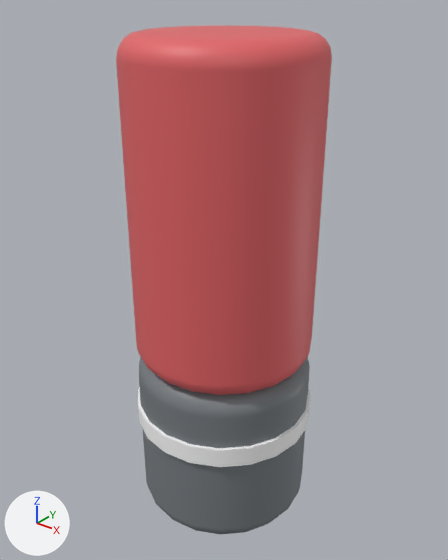
A saved change to the FBX model Assets/Yarn/FBXs/LV_2.fbx.
The view is the same before and after, from a 50 mm camera at (4.16, -5.19, 3.41) aimed at (-0.05, 0.06, 0.15). Every picture has the same lights, and +X, +Y and +Z are marked at lower left. The older version comes first. Where no turn or scale is listed for an object, it has been applied to the vertices.
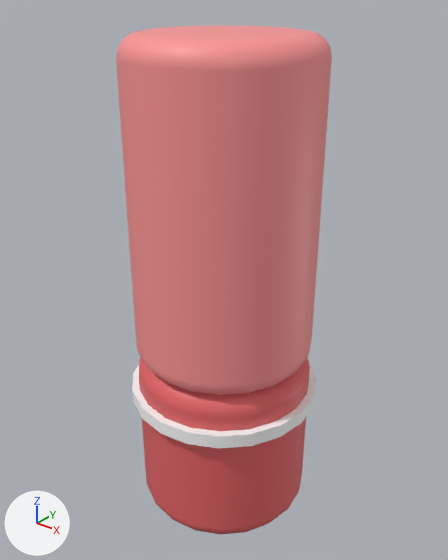
Where the newer file only moved an object's origin or applied its transform, the numbers keep the older frame.

Changed parts and their boxes [x1, y1, x2, y2] in the pictures (448 x 560 px):
'pCylinder4', recoloured (red to pink): [116, 26, 332, 395] in both
'pCylinder3', recoloured (grey to red): [139, 356, 310, 534] in both
'pCylinder14', added: after [132, 363, 316, 449]
'decor', deleted: before [138, 387, 311, 467]

Diff of the bpy script that builds the scene:
```diff
--- a/Assets/Yarn/FBXs/LV_2.fbx.py
+++ b/Assets/Yarn/FBXs/LV_2.fbx.py
@@ mat_yarn_coral @@
+mat_yarn_coral = principled_material('Yarn_Coral')
+mat_yarn_coral.base_color = (1.0, 0.306, 0.306)  # pink #ff9696
@@ me_mesh @@
 me_mesh.from_pydata(...)  # 202 vertices, 220 faces; spans x -1.09..1.09, y -1.09..1.09, z -1.87..1.87
-me_mesh.materials.append(mat_yarn_crimson)  # red #e56567
+me_mesh.materials.append(mat_yarn_coral)  # pink #ff9696
@@ me_mesh_007 @@
 me_mesh_007.from_pydata(...)  # 202 vertices, 220 faces; spans x -1.09..1.09, y -1.09..1.09, z -1.09..1.09
-me_mesh_007.materials.append(mat_yarn_charcoal)  # grey #787e82
+me_mesh_007.materials.append(mat_yarn_crimson)  # red #e56567
@@ me_mesh_011_1 @@
+me_mesh_011_1.from_pydata(...)  # 80 vertices, 80 faces; spans x -1.18..1.18, y -1.18..1.18, z -0.09..0.09
+me_mesh_011_1.materials.append(mat_lambert14)  # its picture is missing
@@ ob_decor @@
-ob_decor = bpy.data.objects.new('decor', me_mesh_008)
-ob_decor.location = (0.0, 0.0, -1.55)
@@ ob_pcylinder14 @@
+ob_pcylinder14 = bpy.data.objects.new('pCylinder14', me_mesh_011_1)
+ob_pcylinder14.location = (0.0, 0.0, -1.26)
```
